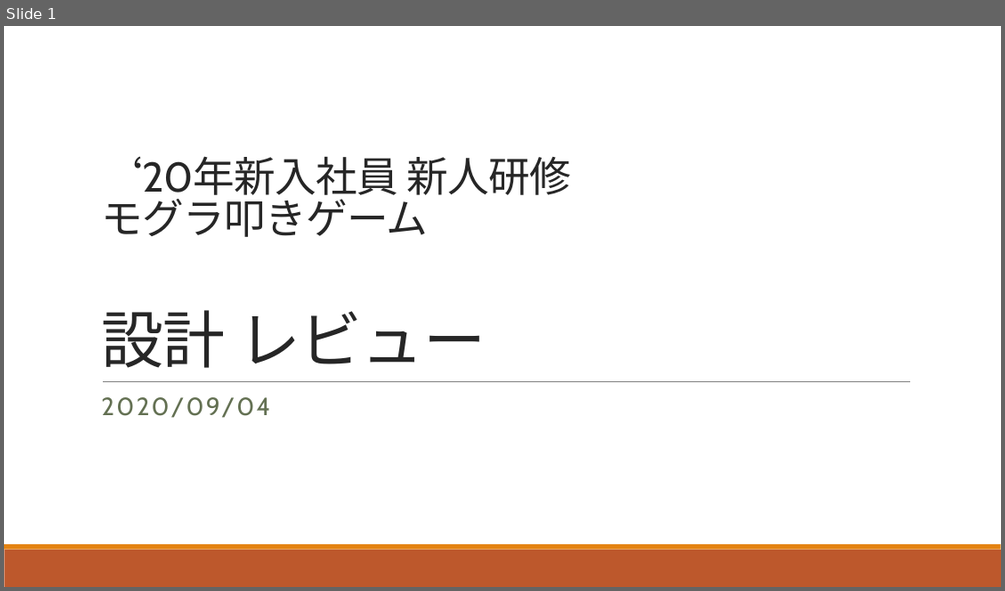
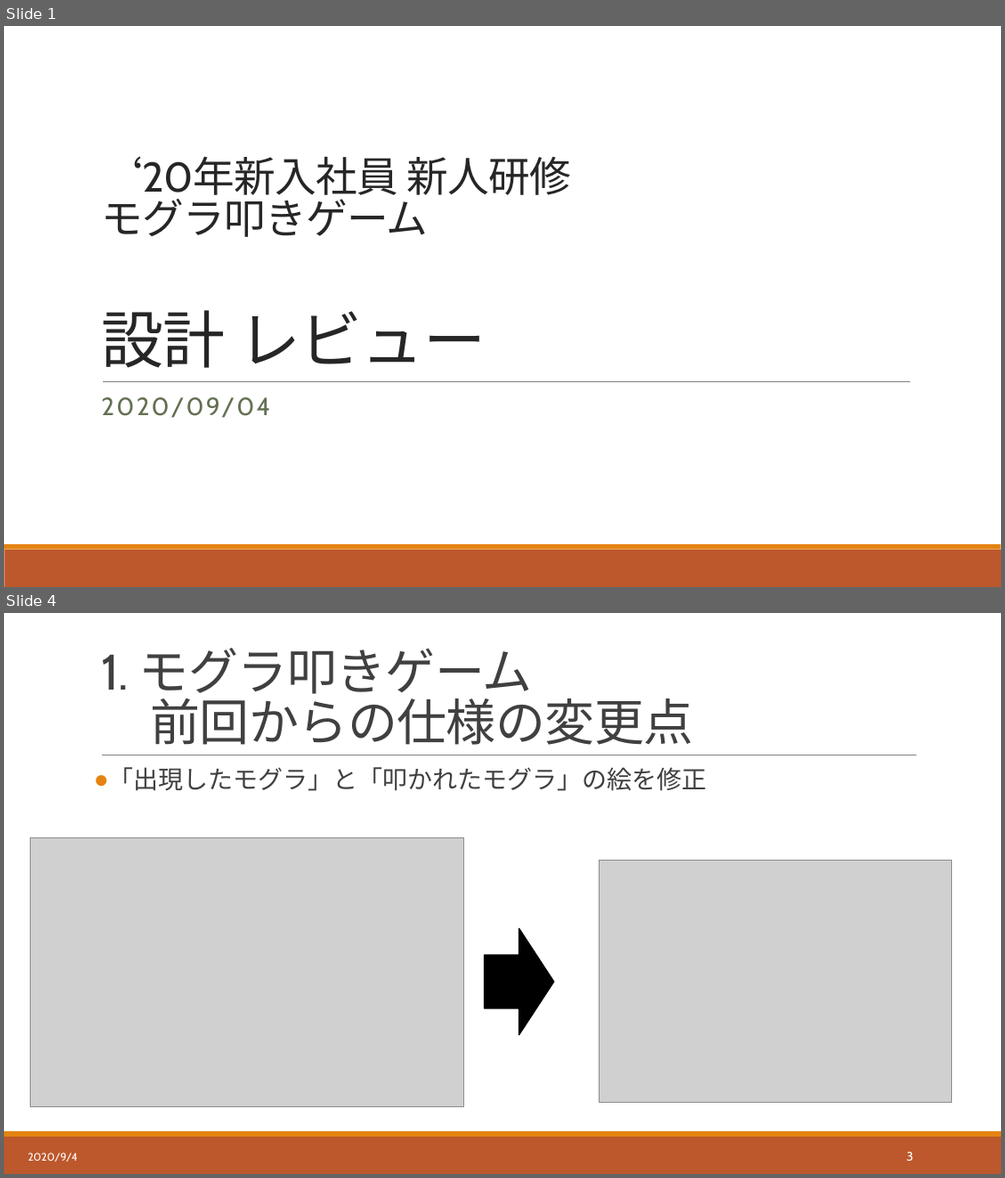
Before and after one commit to hakohumi/comp.train.whack-a-mole, a slide deck: 資料/設計書/発表資料/設計レビュー_発表資料.pptx. Shown one above the other, each under a label of ours: slide 1 before the commit, slides 1 and 4 after it; the slides between them are not shown. The pictures are 1005x591 and 1005x1178 pixels, drawn with LibreOffice and Linux fonts; fonts in the diff are those of the drawing; grey boxes stand for pictures. Boxes give left, top, right and bottom in pixels: in the first picture for what was removed or moved away, otherwise in the second. Text is boxed around its words. In the diff, an @@ line names an element or a change of style, - is before the commit and + after.

Commit message:
設計/レビュー発表資料作成 Fixes #75 仕様スライド、スライド順番、テスト仕様書スライド、前回からの変更点の追記

```diff
--- a/資料/設計書/発表資料/設計レビュー_発表資料.pptx
+++ b/資料/設計書/発表資料/設計レビュー_発表資料.pptx
@@ slide 4 added at box(4, 613, 1001, 1174), background #FFFFFF; not listed: 2 template elements that a slide beside it also shows @@
@@ title added at box(101, 648, 694, 745), 48 pt, text #404040 @@
+1. モグラ叩きゲーム
+前回からの仕様の変更点
@@ line added from (102, 755) to (917, 755), #808080 0.5 pt @@
@@ text added at box(109, 767, 707, 791), 24 pt, text #404040 @@
+● 「出現したモグラ」と「叩かれたモグラ」の絵を修正
@@ picture added at box(30, 837, 465, 1107) @@
@@ picture added at box(599, 860, 952, 1102) @@
@@ right arrow added at box(484, 929, 554, 1035), fill #000000, outline #000000 1.25 pt @@
@@ text added at box(28, 1152, 78, 1161), 10.5 pt, text #FFFFFF @@
+2020/9/4
@@ page number added at box(906, 1151, 914, 1160), 12 pt, text #FFFFFF @@
+3
```
Also in this commit, not shown: 5 slides changed, 1 other slide added.
